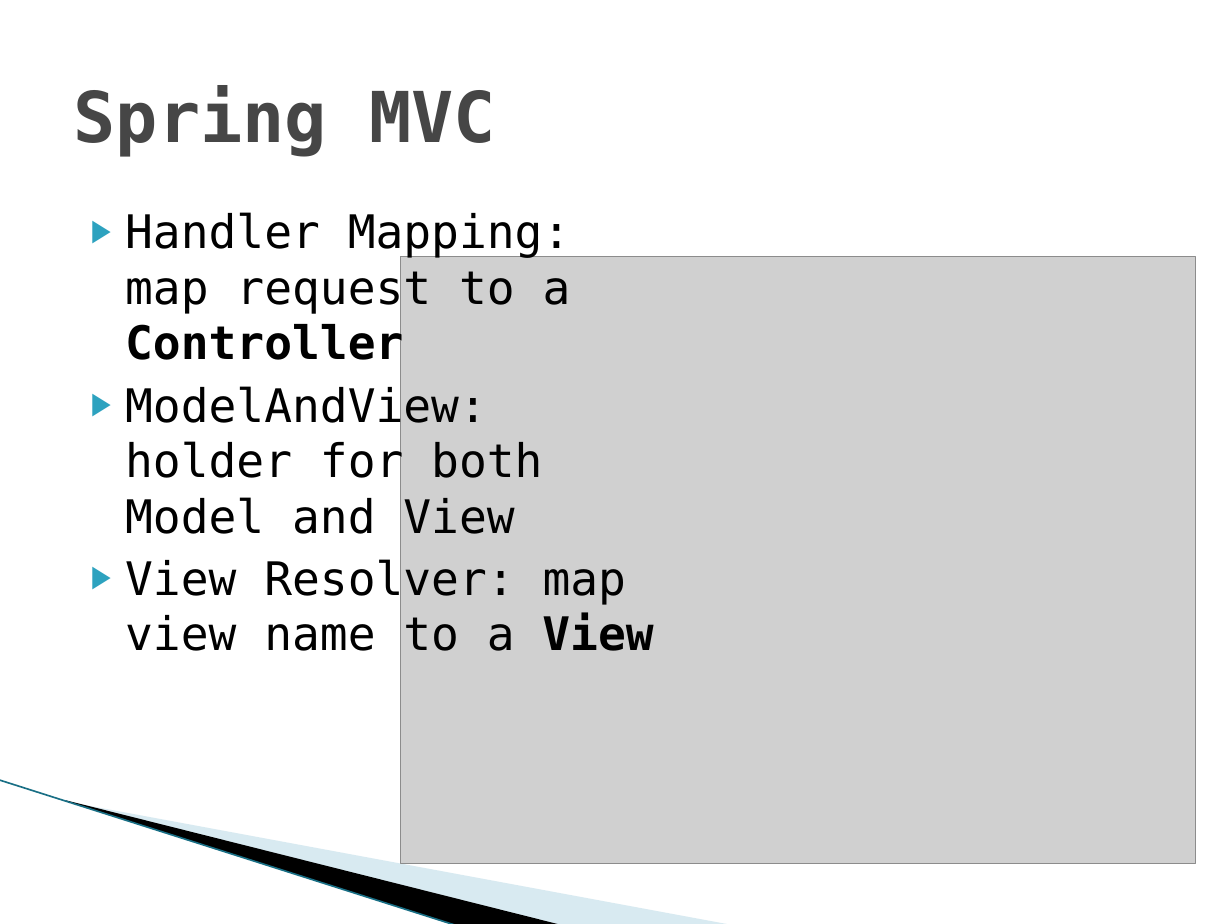
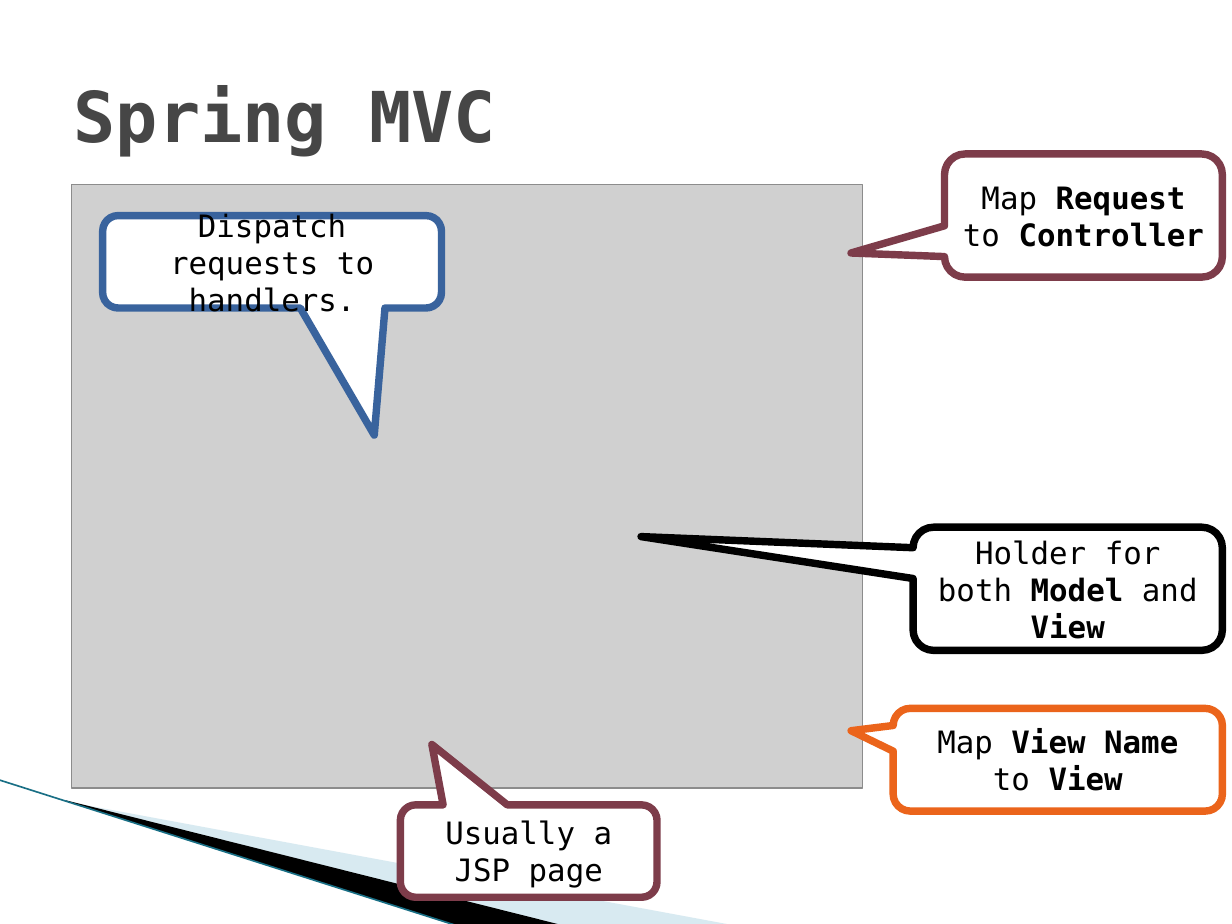
Before and after one commit to PusHGoD/DemoSpring, a slide deck: slide 15 of Spring.pptx (slide 10 before the commit). Drawn at 1232x924 pixels with LibreOffice and Linux fonts; fonts in the diff are those of the drawing; grey boxes stand for pictures; background and template pictures are left out. Boxes give left, top, right and bottom in pixels: in the first picture for what was removed or moved away, otherwise in the second. Text is boxed around its words. In the diff, an @@ line names an element or a change of style, - is before the commit and + after.

Commit message:
Update ppt to version 0.3

```diff
--- a/Spring.pptx
+++ b/Spring.pptx
@@ rounded speech box added at box(945, 154, 1223, 277), fill #FFFFFF, outline #7D3C4A 4.33 pt, 18 pt, text #000000, bold @@
+Map Request to Controller
@@ picture: place and size @@
-picture at box(400, 256, 1195, 862)
+picture at box(71, 185, 862, 788)
@@ rounded speech box added at box(102, 216, 441, 308), fill #FFFFFF, outline #39639D 4.33 pt, 18 pt, text #000000 @@
+Dispatch requests to handlers.
@@ text removed at box(125, 212, 653, 651) @@
-▶ Handler Mapping: map request to a Controller
-▶ ModelAndView: holder for both Model and View
-▶ View Resolver: map view name to a View
@@ rounded speech box added at box(913, 527, 1222, 650), fill #FFFFFF, outline #000000 4.33 pt, 18 pt, text #000000 @@
+Holder for both Model and View
@@ rounded speech box added at box(893, 708, 1222, 811), fill #FFFFFF, outline #EB641B 4.33 pt, 18 pt, text #000000, bold @@
+Map View Name to View
@@ rounded speech box added at box(400, 804, 657, 897), fill #FFFFFF, outline #7D3C4A 4.33 pt, 18 pt, text #000000 @@
+Usually a JSP page
```
Also in this commit, not shown: 6 other slides changed, 6 slides added, 6 slides removed.
